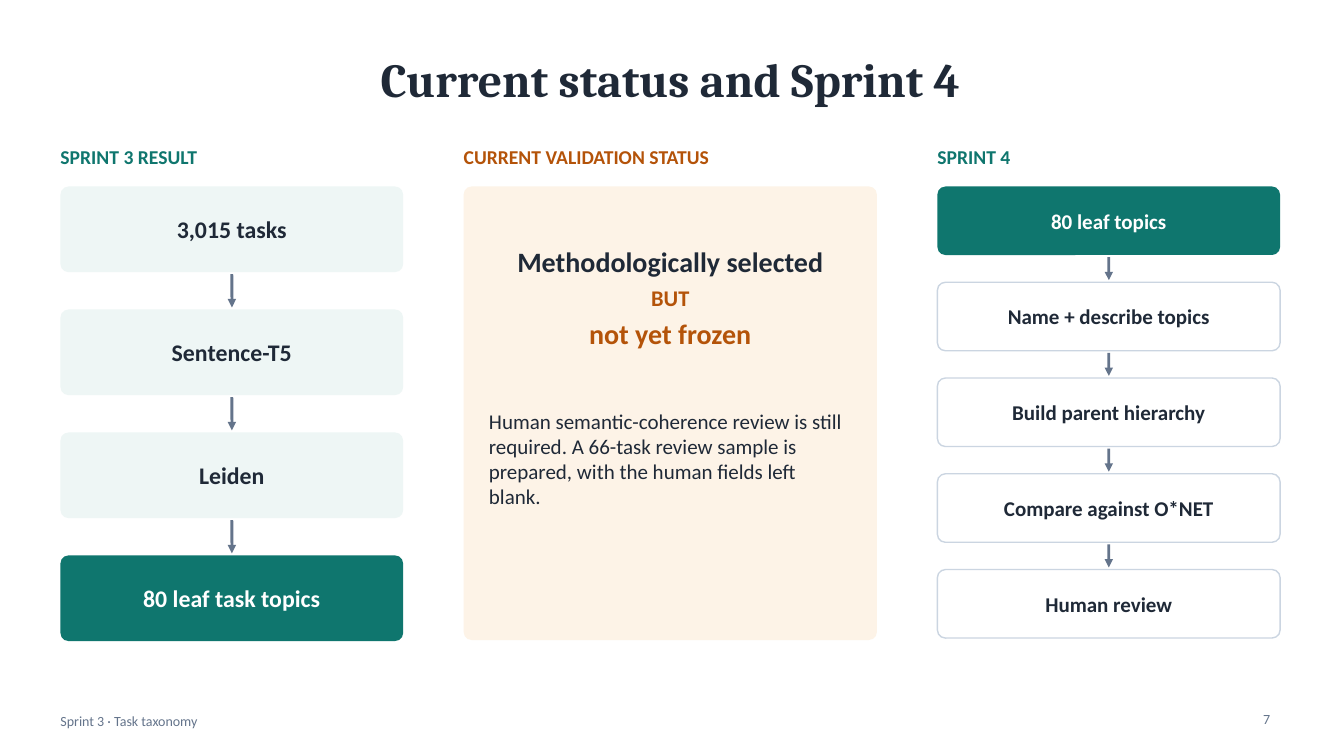
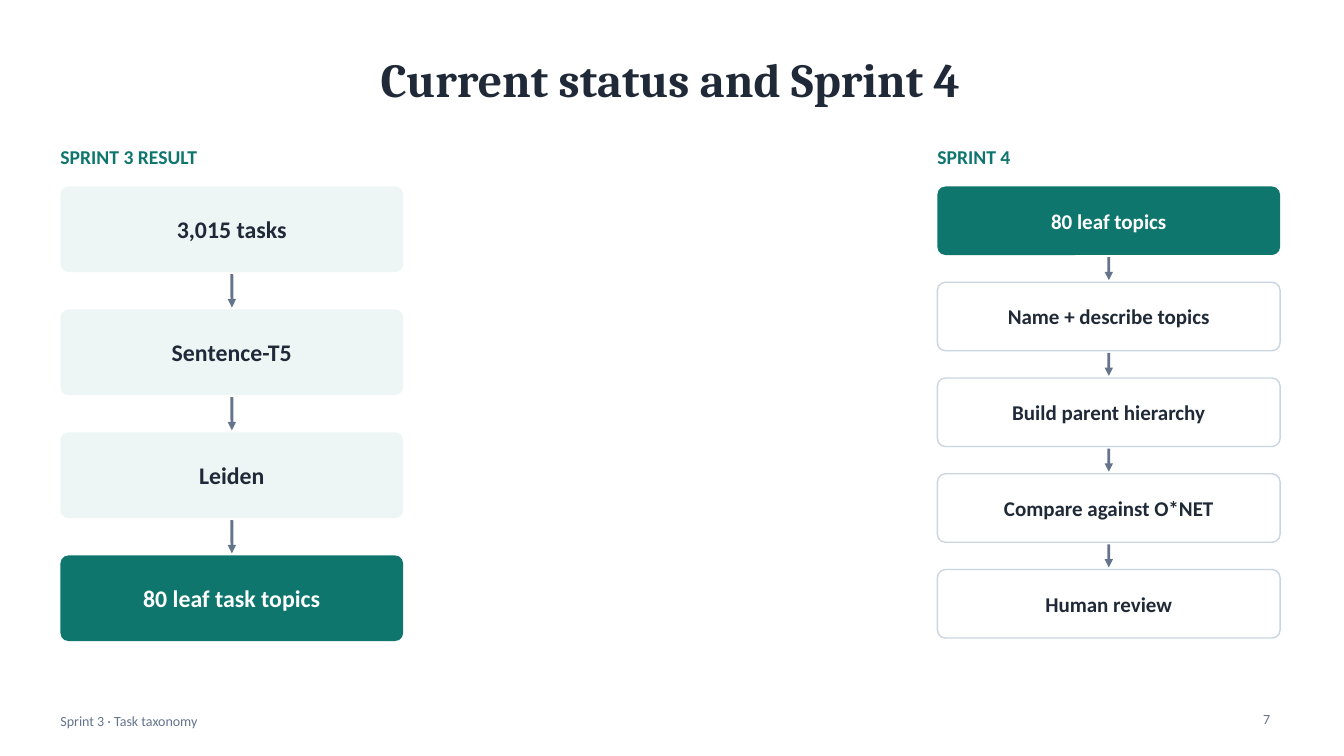
Before and after one commit to seanr995/IE-7945-Project, a slide deck: slide 7 of Sprint3_Final_Task_Taxonomy_Presentation.pptx. Drawn at 1344x756 pixels with LibreOffice and Linux fonts; fonts in the diff are those of the drawing. Boxes give left, top, right and bottom in pixels: in the first picture for what was removed or moved away, otherwise in the second. Text is boxed around its words. In the diff, an @@ line names an element or a change of style, - is before the commit and + after.

Commit message:
Finalize Sprint 4 results and human review

```diff
--- a/Sprint3_Final_Task_Taxonomy_Presentation.pptx
+++ b/Sprint3_Final_Task_Taxonomy_Presentation.pptx
@@ text removed at box(464, 151, 708, 164) @@
-CURRENT VALIDATION STATUS
@@ rounded rectangle removed at box(464, 187, 877, 640) @@
@@ text removed at box(517, 252, 824, 349) @@
-Methodologically selected
-BUT
-not yet frozen
@@ text removed at box(489, 414, 841, 504) @@
-Human semantic-coherence review is still required. A 66-task review sample is prepared, with the human fields left blank.
```
Also in this commit, not shown: 1 other slide changed, 52 other files.
